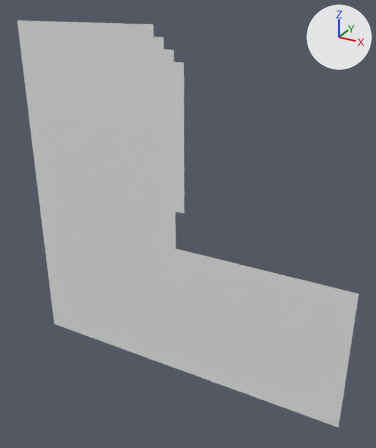
An edit to the OBJ model MardukGame/Assets/Tiled2Unity/Meshes/castleentrance.obj, drawn before and after from the same camera.
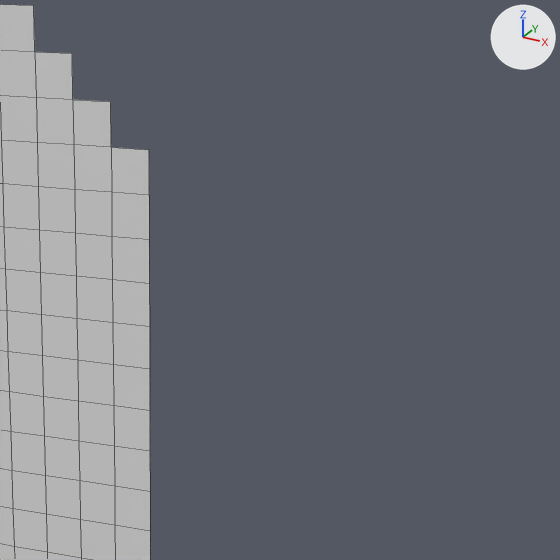
Old and new are each drawn whole from a camera (50 mm lens) standing at (47.0, -2599.0, 147.0) and looking at (-1400.0, 31.0, -1169.0) and again close up on the part from 38% to 78% of the width and 5% to 38% of the height. Every picture has the same lights, and +X, +Y and +Z are marked at upper right. The close-ups show mesh edges as thin lines. Where no turn or scale is listed for an object, it has been applied to the vertices.

In view in the first close-up: 'castleentrance'.
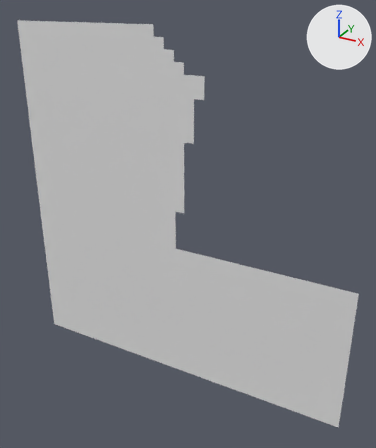
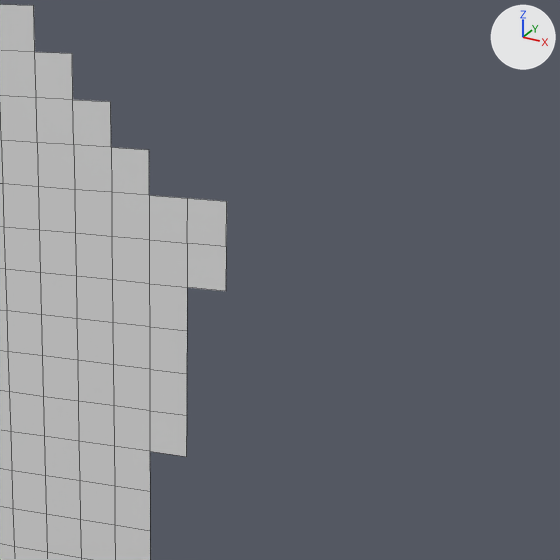
Edits to the bpy script that builds the scene:
```text
Change me_castleentrance:
    where me_castleentrance.from_pydata(...)  # 1003 vertices, 929 faces; spans x -2624.0..-320.0, y 0.0, z -2304.0..0.0
    used by ob_castleentrance; location = (0.0, 0.0, 0.0)
    verts and faces of me_castleentrance; kept vertices keep their numbers, new ones are numbered from 1003
    before: 215 (-1408.0, 0.0, -256.0) at pixel (149, 195), 236 (-1408.0, 0.0, -320.0) at pixel (149, 239), 256 (-1408.0, 0.0, -384.0) at pixel (149, 283), 276 (-1408.0, 0.0, -448.0) at pixel (149, 326), 296 (-1408.0, 0.0, -512.0) at pixel (149, 369)
    before: 316 (-1408.0, 0.0, -576.0) at pixel (149, 410), 336 (-1408.0, 0.0, -640.0) at pixel (149, 451)
    me_castleentrance part 1
    add for new, old in zip([*range(1003, 1010)], [215, 236, 256, 276, 296, 316, 336]): verts[new] = verts[old] + (64.0, 0.0, 0.0)
    add for new, old in zip([1010, 1011, 1012], [1003, 1004, 1005]): verts[new] = verts[old] + (64.0, 0.0, 0.0)
    add faces += [(1003, 1010, 1011, 1004), (215, 1003, 1004, 236), (1004, 1011, 1012, 1005), (236, 1004, 1005, 256), (256, 1005, 1006, 276), (276, 1006, 1007, 296)]
    add faces += [(296, 1007, 1008, 316), (316, 1008, 1009, 336)]
```

Changed parts and their boxes [x1, y1, x2, y2] in the close-ups (560 x 560 px):
'castleentrance', reshaped
    before: [0, 4, 150, 560]
    after: [0, 4, 227, 560]
part 1 of me_castleentrance, added
    after: [149, 195, 227, 457]
